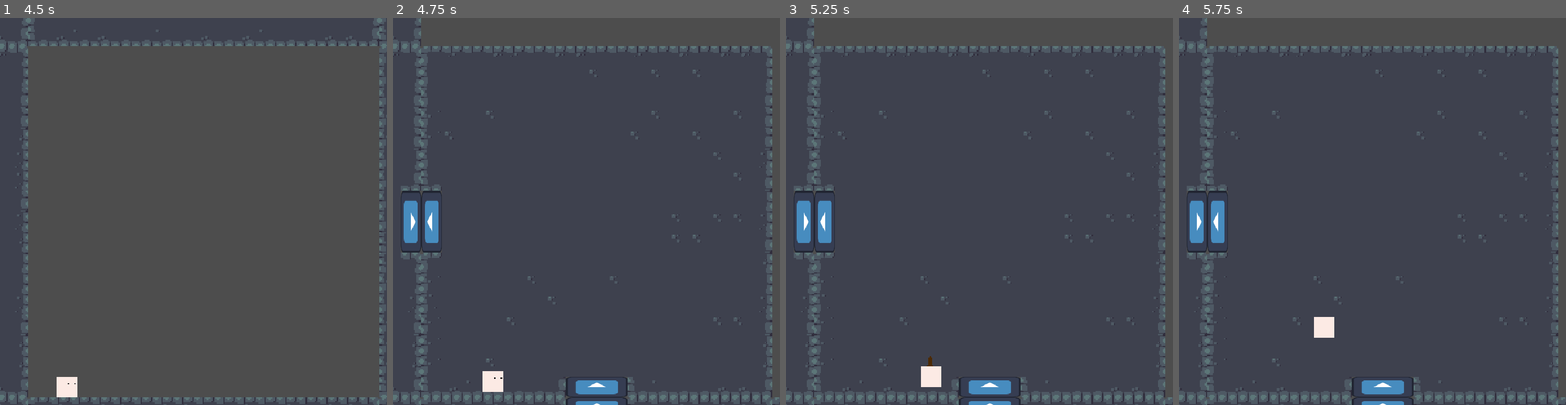
Above: before the commit, frames 1-4 (left to right).
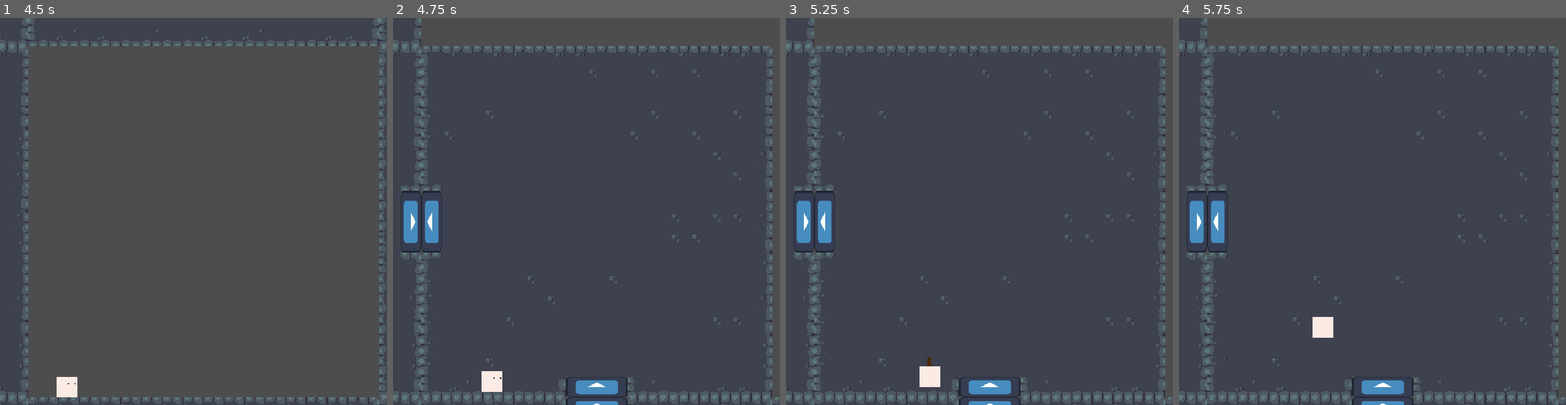
Above: after the commit, the same moments.

Repository: sinkinlimpson/IS-Project_Game-Development
Game: Godot game, scene res://testing_environment.tscn
The game is run twice, just before and just after one commit, with the same random seed, the same clock (stepped at 60 frames per second) and the same inputs. The engine's default icon, where the game draws it, is replaced by a stand-in: a white triangle on a blue panel in a dark square.
Inputs (mouse positions are in pixels of both pictures, inside the frame that each line leads up to):
- Up to frame 1 (4.5 s): tap Enter (ui_accept) at 0.5, 0.77, 1.52, 3.02, 3.77 s; move the mouse to (174, 288) at 0.52 s; hold Up (ui_up) 0.53-2.03 s; tap K (attack) at 0.6, 2.85 s; move the mouse to (309, 269) at 1.27 s; tap L (dodgeRoll) at 1.35, 3.6 s; move the mouse to (77, 153) at 2.02 s; press the mouse at (77, 153) at 2.03 s; hold Left (ui_left) 2.03-3.53 s; move the mouse to (212, 211) at 2.77 s; release the mouse at (212, 211) at 2.78 s; move the mouse to (135, 114) at 3.52 s; hold Down (ui_down) 3.53-4.28 s; move the mouse to (278, 192) at 4.27 s; hold Right (ui_right) from 4.28 s (still down); click (278, 192) at 4.35 s
- Up to frame 2 (4.75 s): keep holding Right (ui_right); tap Enter (ui_accept) at 4.52 s
- Up to frame 3 (5.25 s): move the mouse to (902, 230) at 5.02 s; release Right (ui_right) at 5.03 s; hold Up (ui_up) from 5.03 s (still down); tap K (attack) at 5.1 s
- Up to frame 4 (5.75 s): keep holding Up (ui_up)

Frame 1 is identical in both runs. In frame 2, less than 0.1% of the frame differs, in the area x 22-29%, y 91-97%; in frame 3, less than 0.1%, in the area x 34-41%, y 87-96%; in frame 4, less than 0.1%.

Commit message:
Organized rooms in new folders

Diff:
--- a/rooms/room_1.tscn
+++ b/rooms/rooms_nsew/room_1.tscn
@@ -2,7 +2,6 @@
 
 [ext_resource type="TileSet" uid="uid://b7x23mj4xaec3" path="res://dungeon.tres" id="1_2otyv"]
 [ext_resource type="Script" uid="uid://dhtm3onggmbrn" path="res://rooms/room.gd" id="1_j6sld"]
-[ext_resource type="PackedScene" uid="uid://cc7e7ydetwqlo" path="res://enemy_spawner.tscn" id="3_31r0r"]
 
 [node name="room_1" type="Node2D" unique_id=686691244]
 script = ExtResource("1_j6sld")
@@ -15,6 +14,3 @@
 texture_filter = 1
 tile_map_data = PackedByteArray("AAAIAAgAAAAGAAYAAAAIAAcAAAAGAAUAAAAIAAYAAAAGAAUAAAAIAAUAAAAEABEAAAAIAAQAAAAGAAQAAAAIAA …(4304 unchanged characters)…
 tile_set = ExtResource("1_2otyv")
-
-[node name="EnemySpawner" parent="." unique_id=1531457240 instance=ExtResource("3_31r0r")]
-position = Vector2(-64, 56)
Not shown: 1 places in rooms/rooms_e/room_11.tscn that only renumber resources
Renamed: rooms/room_3.tscn -> rooms/rooms_ew/room_3.tscn
Renamed: rooms/room_5.tscn -> rooms/rooms_n/room_5.tscn
Not shown: 1 places in rooms/rooms_ne/room_8.tscn that only renumber resources
Not shown: 2 places in rooms/rooms_new/room_7.tscn that only renumber resources
Not shown: 1 places in rooms/rooms_ns/room_2.tscn that only renumber resources
Not shown: 2 places in rooms/rooms_nse/room_14.tscn that only renumber resources
Not shown: 2 places in rooms/rooms_nsw/room_15.tscn that only renumber resources
Not shown: 1 places in rooms/rooms_nw/room_9.tscn that only renumber resources
Not shown: 1 places in rooms/rooms_s/room_4.tscn that only renumber resources
Not shown: 1 places in rooms/rooms_se/room_13.tscn that only renumber resources
Renamed: rooms/room_6.tscn -> rooms/rooms_sew/room_6.tscn
(and 2 more such lines)
